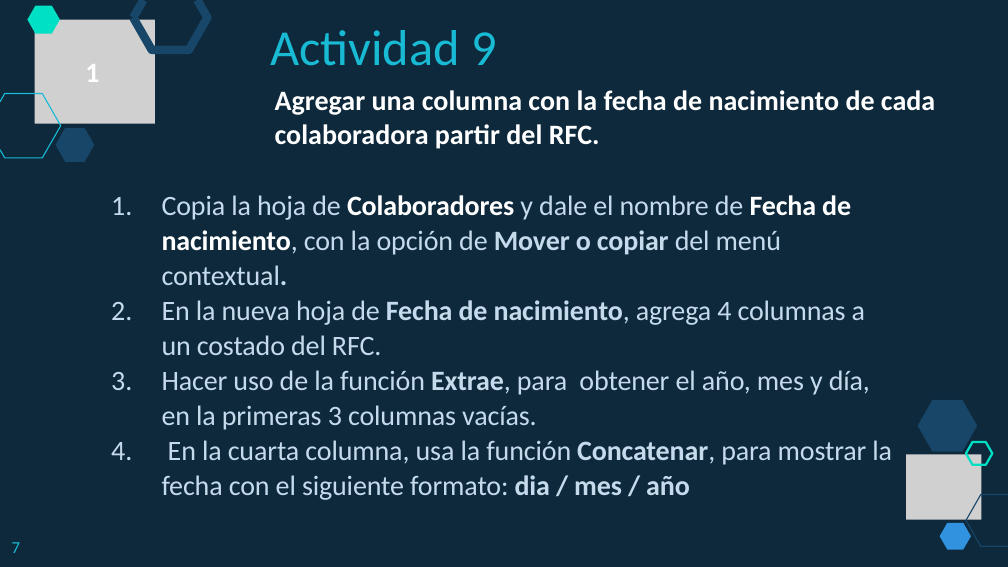
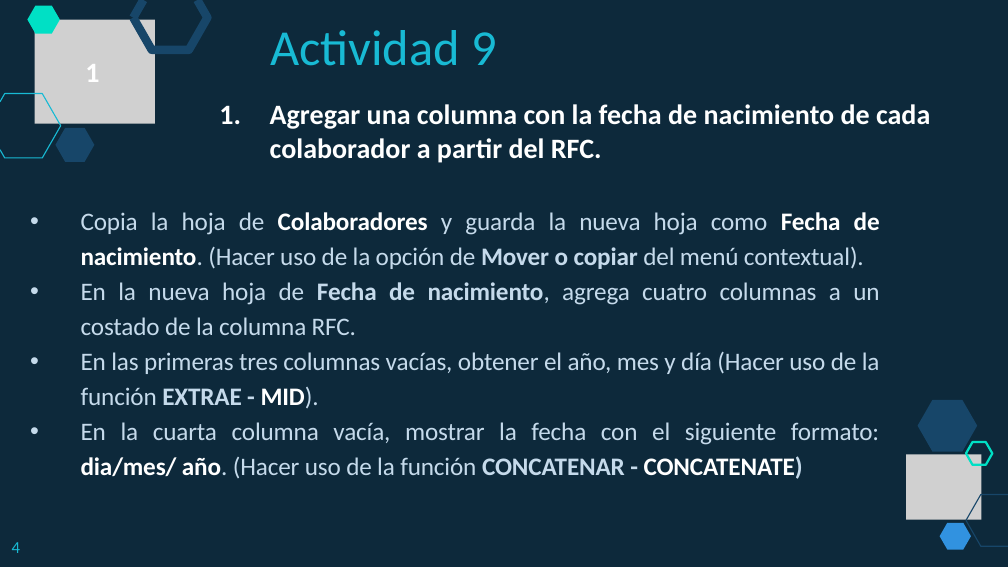
Before and after one commit to lizetheP/PensamientoC, a slide deck: slide 4 of Calendario2019/Presentaciones/Semana4/Act9_IntroduccionManipulacionDatos.pptx. Drawn at 1008x567 pixels with LibreOffice and Linux fonts; fonts in the diff are those of the drawing; grey boxes stand for pictures. Boxes give left, top, right and bottom in pixels: in the first picture for what was removed or moved away, otherwise in the second. Text is boxed around its words. In the diff, an @@ line names an element or a change of style, - is before the commit and + after.

```diff
--- a/Calendario2019/Presentaciones/Semana4/Act9_IntroduccionManipulacionDatos.pptx
+++ b/Calendario2019/Presentaciones/Semana4/Act9_IntroduccionManipulacionDatos.pptx
@@ text at (270,104,930,163): text changed @@
-Agregar una columna con la fecha de nacimiento de cada colaboradora partir del RFC.
+1. Agregar una columna con la fecha de nacimiento de cada colaborador a partir del RFC.
@@ text at (81,212,880,479): text changed; size 20 to 18 pt @@
-1. Copia la hoja de Colaboradores y dale el nombre de Fecha de nacimiento, con la opción de Mover o copiar del menú contextual.
-2. En la nueva hoja de Fecha de nacimiento, agrega 4 columnas a un costado del RFC.
-3. Hacer uso de la función Extrae, para obtener el año, mes y día, en la primeras 3 columnas vacías.
-4. En la cuarta columna, usa la función Concatenar, para mostrar la fecha con el siguiente formato: dia / mes / año
+• Copia la hoja de Colaboradores y guarda la nueva hoja como Fecha de nacimiento. (Hacer uso de la opción de Mover o copiar del menú contextual).
+• En la nueva hoja de Fecha de nacimiento, agrega cuatro columnas a un costado de la columna RFC.
+• En las primeras tres columnas vacías, obtener el año, mes y día (Hacer uso de la función EXTRAE - MID).
+• En la cuarta columna vacía, mostrar la fecha con el siguiente formato: dia/mes/ año. (Hacer uso de la función CONCATENAR - CONCATENATE)
@@ text at (12,542,20,553): text changed @@
-7
+4
```
Also in this commit, not shown: 2 slides added, 14 other files.
